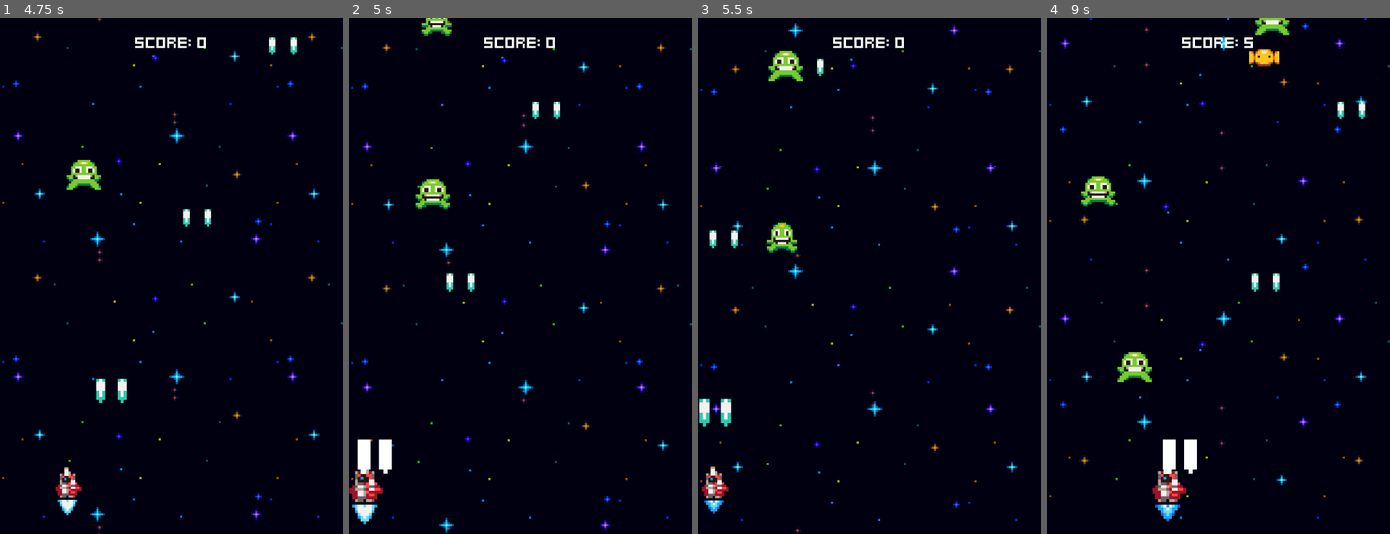
Above: before the commit, frames 1-4 (left to right).
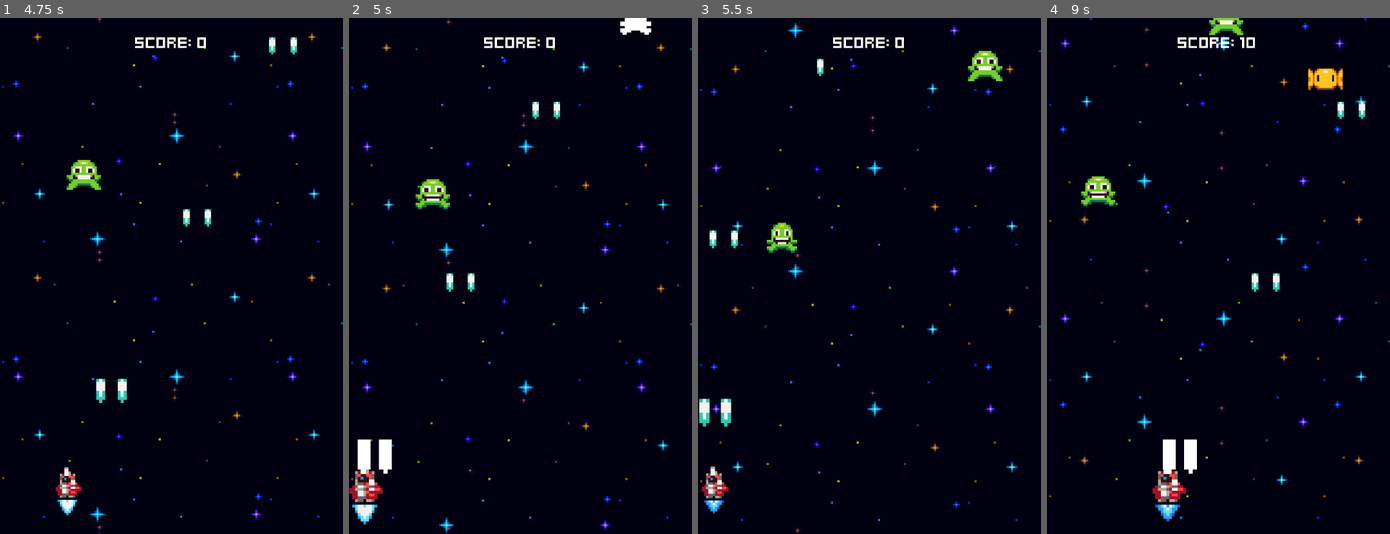
Above: after the commit, the same moments.

Repository: shizuokalol/space-shooter
Game: Godot game, scene res://menus/menu.tscn
Same seed, same stepped clock (60 frames per second), same inputs: the game is played once before the commit and once after it.
Inputs:
- Up to frame 1 (4.75 s): tap Space at 0.5 s; hold Right (ui_right) 0.53-1.28 s; tap Enter (ui_accept) at 0.77, 1.52, 3.02, 3.77, 4.52 s; hold Left (ui_left) 1.28-2.03 s; hold Right (ui_right) 2.03-3.53 s; hold Left (ui_left) from 3.53 s (still down)
- Up to frame 2 (5 s): keep holding Left (ui_left)
- Up to frame 3 (5.5 s): keep holding Left (ui_left)
- Up to frame 4 (9 s): release Left (ui_left) at 5.78 s; hold Right (ui_right) 5.78-8.03 s; tap Enter (ui_accept) at 6.02, 6.77, 7.52 s; hold Left (ui_left) from 8.03 s (still down)

Frame 1 is identical in both runs. In frame 2, 0.5% of the frame differs, in the area x 21-89%, y 0-4%; in frame 3, 0.9%; in frame 4, 1.9%, in the area x 20-87%, y 0-71%.

Commit message:
Create pink enemy with projectile

Diff:
--- a/components/state_component.gd
+++ b/components/state_component.gd
@@ -1,21 +1,18 @@
-# Give the component a class name so it can be instanced as a custom node
 class_name StateComponent
 extends Node
 
-# Create some signals for the state
-signal enabled() # Emit when the state has been enabled
-signal disabled() # Emit when the state has been disabled
-signal state_finished() # Emit when the state is finished (not always the same as diabling it)
+signal enabled()
+signal disabled()
+@warning_ignore("unused_signal")
+signal state_finished()
 
 
-# This function is used to disable the state (and all its children)
 func disable() -> void:
 	disabled.emit()
 	# We can set the process mode to disabled to disable the node and its children
 	process_mode = Node.PROCESS_MODE_DISABLED
 
 
-# This function is used to enable the state (and all its children)
 func enable() -> void:
 	enabled.emit()
 	# We can set the process mode to inherit to enable the node and its children
--- a/components/timed_state_component.gd
+++ b/components/timed_state_component.gd
@@ -1,30 +1,16 @@
-# Give the component a class name so it can be instanced as a custom node
 class_name TimedStateComponent
-# Extend the state
 extends StateComponent
 
-# This component is used to create a state that automatically disables itself after
-# a duration
-# Export the duration for this state
 @export var duration: float = 1.0
 
-# Create a new timer
-var timer: = Timer.new()
+var timer: Timer = Timer.new()
 
 
 func _ready() -> void:
-	# Add the timer as a child so we can use it
 	add_child(timer)
-
-	# Connect to the timeout functino on the timer
 	timer.timeout.connect(
 		func():
-			# Emit finished because this state is finished
 			state_finished.emit()
-
-			# Disable this state
 			disable()
 	)
-
-	# Start the timer whenever this state is enabled
 	enabled.connect(timer.start.bind(duration))
--- a/enemies/enemy_generator.gd
+++ b/enemies/enemy_generator.gd
@@ -1,7 +1,8 @@
 extends Node2D
 
 @export var green_enemy_scene: PackedScene = preload("uid://b5ircsi2hh42f")
-@export var yellow_enemy_scene: PackedScene
+@export var yellow_enemy_scene: PackedScene = preload("uid://bdfq27jap1m53")
+@export var pink_enemy_scene: PackedScene = preload("uid://b2gf14hbt4tay")
 
 var screen_width: int = ProjectSettings.get_setting("display/window/size/viewport_width")
 var margin: int = 8
@@ -9,6 +10,7 @@
 @onready var spawner_component: SpawnerComponent = $SpawnerComponent
 @onready var green_enemy_spawn_timer: Timer = $GreenEnemySpawnTimer
 @onready var yellow_enemy_spawn_timer: Timer = $YellowEnemySpawnTimer
+@onready var pink_enemy_spawn_timer: Timer = $PinkEnemySpawnTimer
 
 
 func _ready() -> void:
@@ -24,6 +26,12 @@
 			yellow_enemy_spawn_timer,
 		),
 	)
+	pink_enemy_spawn_timer.timeout.connect(
+		handle_spawn.bind(
+			pink_enemy_scene,
+			pink_enemy_spawn_timer,
+		),
+	)
 
 
 func handle_spawn(enemy_scene: PackedScene, timer: Timer) -> void:
--- a/enemies/enemy_generator.tscn
+++ b/enemies/enemy_generator.tscn
@@ -2,11 +2,9 @@
 
 [ext_resource type="Script" uid="uid://dm0jb7wkjyf6x" path="res://enemies/enemy_generator.gd" id="1_k80ol"]
 [ext_resource type="Script" uid="uid://b00v3pl1n10ry" path="res://components/spawner_component.gd" id="1_p85au"]
-[ext_resource type="PackedScene" uid="uid://bdfq27jap1m53" path="res://enemies/yellow_enemy.tscn" id="2_d5nw7"]
 
 [node name="EnemyGenerator" type="Node2D" unique_id=642784502]
 script = ExtResource("1_k80ol")
-yellow_enemy_scene = ExtResource("2_d5nw7")
 
 [node name="SpawnerComponent" type="Node2D" parent="." unique_id=1988356883]
 script = ExtResource("1_p85au")
@@ -17,5 +15,9 @@
 autostart = true
 
 [node name="YellowEnemySpawnTimer" type="Timer" parent="." unique_id=396298886]
-wait_time = 5.0
+wait_time = 4.0
 autostart = true
+
+[node name="PinkEnemySpawnTimer" type="Timer" parent="." unique_id=2110220434]
+wait_time = 10.0
+autostart = true
--- /dev/null
+++ b/enemies/pink_enemy.gd
@@ -0,0 +1,34 @@
+class_name PinkEnemy
+extends Enemy
+
+@onready var states: Node = $States
+@onready var move_down_state: TimedStateComponent = %MoveDownState
+@onready var move_side_state: TimedStateComponent = %MoveSideState
+@onready var move_side_state_component: MoveComponent = %MoveSideStateComponent
+@onready var pause_state: TimedStateComponent = %PauseState
+@onready var fire_state: StateComponent = %FireState
+@onready var projectile_spawner_component: SpawnerComponent = %ProjectileSpawnerComponent
+
+
+func _ready() -> void:
+	super()
+
+	move_down_state.state_finished.connect(move_side_state.enable)
+
+	move_side_state.state_finished.connect(
+		func():
+			fire_state.enable()
+			scale_component.tween_scale()
+			projectile_spawner_component.spawn(global_position)
+			fire_state.disable()
+			fire_state.state_finished.emit()
+	)
+
+	fire_state.state_finished.connect(pause_state.enable)
+	pause_state.state_finished.connect(move_down_state.enable)
+
+	for state: StateComponent in states.get_children():
+		state.disable()
+
+	move_side_state_component.velocity.x = [-20.0, 20.0].pick_random()
+	move_down_state.enable()
--- /dev/null
+++ b/enemies/pink_enemy.tscn
@@ -0,0 +1,129 @@
+[gd_scene format=3 uid="uid://b2gf14hbt4tay"]
+
+[ext_resource type="PackedScene" uid="uid://dhggck8765dtp" path="res://enemies/enemy.tscn" id="1_m7bk0"]
+[ext_resource type="Script" uid="uid://bkq2662fx2cfk" path="res://enemies/pink_enemy.gd" id="2_67erp"]
+[ext_resource type="Texture2D" uid="uid://bg5eo8jajdykh" path="res://assets/sprites/pink_enemy.png" id="2_psv4m"]
+[ext_resource type="Script" uid="uid://dtnmriqjo7q7n" path="res://components/move_component.gd" id="3_uw4rh"]
+[ext_resource type="Script" uid="uid://b552sqhofevn1" path="res://components/border_bounce_component.gd" id="4_mik3f"]
+[ext_resource type="Script" uid="uid://cp0onbufxxk41" path="res://components/timed_state_component.gd" id="5_67erp"]
+[ext_resource type="Script" uid="uid://bxag0qiploia" path="res://components/state_component.gd" id="6_3uis6"]
+[ext_resource type="Script" uid="uid://b00v3pl1n10ry" path="res://components/spawner_component.gd" id="7_idvas"]
+[ext_resource type="PackedScene" uid="uid://douakl78pbxqj" path="res://projectiles/pink_enemy_projectile.tscn" id="8_4s7jl"]
+
+[sub_resource type="AtlasTexture" id="AtlasTexture_0kney"]
+atlas = ExtResource("2_psv4m")
+region = Rect2(0, 0, 16, 16)
+
+[sub_resource type="AtlasTexture" id="AtlasTexture_uw4rh"]
+atlas = ExtResource("2_psv4m")
+region = Rect2(16, 0, 16, 16)
+
+[sub_resource type="AtlasTexture" id="AtlasTexture_mik3f"]
+atlas = ExtResource("2_psv4m")
+region = Rect2(32, 0, 16, 16)
+
+[sub_resource type="AtlasTexture" id="AtlasTexture_67erp"]
+atlas = ExtResource("2_psv4m")
+region = Rect2(48, 0, 16, 16)
+
+[sub_resource type="AtlasTexture" id="AtlasTexture_7dxut"]
+atlas = ExtResource("2_psv4m")
+region = Rect2(64, 0, 16, 16)
+
+[sub_resource type="SpriteFrames" id="SpriteFrames_qhls6"]
+animations = [{
+"frames": [{
+"duration": 1.0,
+"texture": SubResource("AtlasTexture_0kney")
+}, {
+"duration": 1.0,
+"texture": SubResource("AtlasTexture_uw4rh")
+}, {
+"duration": 1.0,
+"texture": SubResource("AtlasTexture_mik3f")
+}, {
+"duration": 1.0,
+"texture": SubResource("AtlasTexture_67erp")
+}, {
+"duration": 1.0,
+"texture": SubResource("AtlasTexture_7dxut")
+}],
+"loop": 1,
+"name": &"default",
+"speed": 8.0
+}]
+
+[sub_resource type="CircleShape2D" id="CircleShape2D_go1vp"]
+radius = 7.0
+
+[sub_resource type="CircleShape2D" id="CircleShape2D_psv4m"]
+radius = 6.0
+
+[node name="PinkEnemy" unique_id=29718754 instance=ExtResource("1_m7bk0")]
+script = ExtResource("2_67erp")
+
+[node name="States" type="Node" parent="." index="0" unique_id=1651658696]
+
+[node name="MoveDownState" type="Node" parent="States" index="0" unique_id=1518181014]
+unique_name_in_owner = true
+script = ExtResource("5_67erp")
+duration = 2.0
+metadata/_custom_type_script = "uid://cp0onbufxxk41"
+
+[node name="MoveComponent" type="Node" parent="States/MoveDownState" index="0" unique_id=1208184344 node_paths=PackedStringArray("actor")]
+script = ExtResource("3_uw4rh")
+actor = NodePath("../../..")
+velocity = Vector2(0, 15)
+metadata/_custom_type_script = "uid://dtnmriqjo7q7n"
+
+[node name="MoveSideState" type="Node" parent="States" index="1" unique_id=1591508701]
+unique_name_in_owner = true
+script = ExtResource("5_67erp")
+duration = 3.0
+metadata/_custom_type_script = "uid://cp0onbufxxk41"
+
+[node name="MoveSideStateComponent" type="Node" parent="States/MoveSideState" index="0" unique_id=27018285 node_paths=PackedStringArray("actor")]
+unique_name_in_owner = true
+script = ExtResource("3_uw4rh")
+actor = NodePath("../../..")
+metadata/_custom_type_script = "uid://dtnmriqjo7q7n"
+
+[node name="BorderBounceComponent" type="Node" parent="States/MoveSideState" index="1" unique_id=613196935 node_paths=PackedStringArray("actor", "move_component")]
+script = ExtResource("4_mik3f")
+actor = NodePath("../../..")
+move_component = NodePath("../MoveSideStateComponent")
+metadata/_custom_type_script = "uid://b552sqhofevn1"
+
+[node name="FireState" type="Node" parent="States" index="2" unique_id=1958080509]
+unique_name_in_owner = true
+script = ExtResource("6_3uis6")
+metadata/_custom_type_script = "uid://bxag0qiploia"
+
+[node name="ProjectileSpawnerComponent" type="Node2D" parent="States/FireState" index="0" unique_id=1687736711]
+unique_name_in_owner = true
+script = ExtResource("7_idvas")
+scene = ExtResource("8_4s7jl")
+metadata/_custom_type_script = "uid://b00v3pl1n10ry"
+
+[node name="PauseState" type="Node" parent="States" index="3" unique_id=1192647820]
+unique_name_in_owner = true
+script = ExtResource("5_67erp")
+duration = 3.0
+metadata/_custom_type_script = "uid://cp0onbufxxk41"
+
+[node name="AnimatedSprite2D" parent="." index="1" unique_id=1103263160]
+sprite_frames = SubResource("SpriteFrames_qhls6")
+autoplay = "default"
+
+[node name="CollisionShape2D" type="CollisionShape2D" parent="HurtboxComponent" parent_id_path=PackedInt32Array(855379052) index="0" unique_id=372982958]
+shape = SubResource("CircleShape2D_go1vp")
+
+[node name="CollisionShape2D" type="CollisionShape2D" parent="HitboxComponent" parent_id_path=PackedInt32Array(1921523173) index="0" unique_id=148738343]
+shape = SubResource("CircleShape2D_psv4m")
+debug_color = Color(0.9562233, 0.07806044, 0.49244314, 0.41960785)
+
+[node name="StatsComponent" parent="." index="6" unique_id=719049710]
+health = 10
+
+[node name="ScoreComponent" parent="." index="13" unique_id=1051957704]
+adjust_amount = 20
--- /dev/null
+++ b/projectiles/pink_enemy_projectile.gd
@@ -0,0 +1,11 @@
+extends Node2D
+
+@onready var hitbox_component: HitboxComponent = $Anchor/HitboxComponent
+@onready var visible_on_screen_notifier: VisibleOnScreenNotifier2D = $VisibleOnScreenNotifier2D
+@onready var scale_component: ScaleComponent = $ScaleComponent
+
+
+func _ready() -> void:
+	visible_on_screen_notifier.screen_exited.connect(queue_free)
+	hitbox_component.hit_hurtbox.connect(queue_free.unbind(1))
+	scale_component.tween_scale()
--- /dev/null
+++ b/projectiles/pink_enemy_projectile.tscn
@@ -0,0 +1,120 @@
+[gd_scene format=3 uid="uid://douakl78pbxqj"]
+
+[ext_resource type="Script" uid="uid://b7ep7c2mm4eyb" path="res://projectiles/pink_enemy_projectile.gd" id="1_7ytmt"]
+[ext_resource type="Texture2D" uid="uid://cvbyoeomf7owf" path="res://assets/sprites/pink_enemy_projectile.png" id="1_fwfae"]
+[ext_resource type="Script" uid="uid://dlxttj6wqnvd8" path="res://components/hitbox_component.gd" id="2_7ytmt"]
+[ext_resource type="Script" uid="uid://dtnmriqjo7q7n" path="res://components/move_component.gd" id="3_04bmb"]
+[ext_resource type="Script" uid="uid://bhiqdwp6w3gvj" path="res://components/scale_component.gd" id="4_defgk"]
+
+[sub_resource type="AtlasTexture" id="AtlasTexture_arb35"]
+atlas = ExtResource("1_fwfae")
+region = Rect2(0, 0, 16, 16)
+
+[sub_resource type="AtlasTexture" id="AtlasTexture_dfe2q"]
+atlas = ExtResource("1_fwfae")
+region = Rect2(16, 0, 16, 16)
+
+[sub_resource type="AtlasTexture" id="AtlasTexture_2lwwl"]
+atlas = ExtResource("1_fwfae")
+region = Rect2(32, 0, 16, 16)
+
+[sub_resource type="AtlasTexture" id="AtlasTexture_2wy20"]
+atlas = ExtResource("1_fwfae")
+region = Rect2(48, 0, 16, 16)
+
+[sub_resource type="SpriteFrames" id="SpriteFrames_go1vp"]
+animations = [{
+"frames": [{
+"duration": 1.0,
+"texture": SubResource("AtlasTexture_arb35")
+}, {
+"duration": 1.0,
+"texture": SubResource("AtlasTexture_dfe2q")
+}, {
+"duration": 1.0,
+"texture": SubResource("AtlasTexture_2lwwl")
+}, {
+"duration": 1.0,
+"texture": SubResource("AtlasTexture_2wy20")
+}],
+"loop": 1,
+"name": &"default",
+"speed": 5.0
+}]
+
+[sub_resource type="CircleShape2D" id="CircleShape2D_go1vp"]
+radius = 3.0
+
+[sub_resource type="Animation" id="Animation_aarhx"]
+length = 0.001
+tracks/0/type = "value"
+tracks/0/imported = false
+tracks/0/enabled = true
+tracks/0/path = NodePath("Anchor:position")
+tracks/0/interp = 1
+tracks/0/loop_wrap = true
+tracks/0/keys = {
+"times": PackedFloat32Array(0),
+"transitions": PackedFloat32Array(1),
+"update": 0,
+"values": [Vector2(0, 0)]
+}
+
+[sub_resource type="Animation" id="Animation_1eqe5"]
+resource_name = "oscillate"
+loop_mode = 1
+tracks/0/type = "value"
+tracks/0/imported = false
+tracks/0/enabled = true
+tracks/0/path = NodePath("Anchor:position")
+tracks/0/interp = 2
+tracks/0/loop_wrap = true
+tracks/0/keys = {
+"times": PackedFloat32Array(0, 0.5),
+"transitions": PackedFloat32Array(1, 1),
+"update": 0,
+"values": [Vector2(-4, 0), Vector2(4, 0)]
+}
+
+[sub_resource type="AnimationLibrary" id="AnimationLibrary_2cd7j"]
+_data = {
+&"RESET": SubResource("Animation_aarhx"),
+&"oscillate": SubResource("Animation_1eqe5")
+}
+
+[node name="PinkEnemyProjectile" type="Node2D" unique_id=375946988]
+script = ExtResource("1_7ytmt")
+
+[node name="Anchor" type="Node2D" parent="." unique_id=1134507422]
+
+[node name="AnimatedSprite2D" type="AnimatedSprite2D" parent="Anchor" unique_id=1602051678]
+sprite_frames = SubResource("SpriteFrames_go1vp")
+autoplay = "default"
+
+[node name="HitboxComponent" type="Area2D" parent="Anchor" unique_id=396221754]
+collision_layer = 0
+script = ExtResource("2_7ytmt")
+metadata/_custom_type_script = "uid://dlxttj6wqnvd8"
+
+[node name="CollisionShape2D" type="CollisionShape2D" parent="Anchor/HitboxComponent" unique_id=1129560860]
+shape = SubResource("CircleShape2D_go1vp")
+
+[node name="MoveComponent" type="Node" parent="." unique_id=705584091 node_paths=PackedStringArray("actor")]
+script = ExtResource("3_04bmb")
+actor = NodePath("..")
+velocity = Vector2(0, 30)
+metadata/_custom_type_script = "uid://dtnmriqjo7q7n"
+
+[node name="VisibleOnScreenNotifier2D" type="VisibleOnScreenNotifier2D" parent="." unique_id=2094823137]
+rect = Rect2(-4, -4, 8, 8)
+
+[node name="ScaleComponent" type="Node" parent="." unique_id=1342743513 node_paths=PackedStringArray("sprite")]
+script = ExtResource("4_defgk")
+sprite = NodePath("../Anchor/AnimatedSprite2D")
+scale_amount = Vector2(2, 2)
+scale_duration = 1.0
+metadata/_custom_type_script = "uid://bhiqdwp6w3gvj"
+
+[node name="AnimationPlayer" type="AnimationPlayer" parent="." unique_id=1272186456]
+libraries/ = SubResource("AnimationLibrary_2cd7j")
+autoplay = &"oscillate"
Not shown: 1 places in effects/white_flash_material.tres that only renumber resources
Not shown, added: enemies/pink_enemy.gd.uid
Not shown, added: projectiles/pink_enemy_projectile.gd.uid
